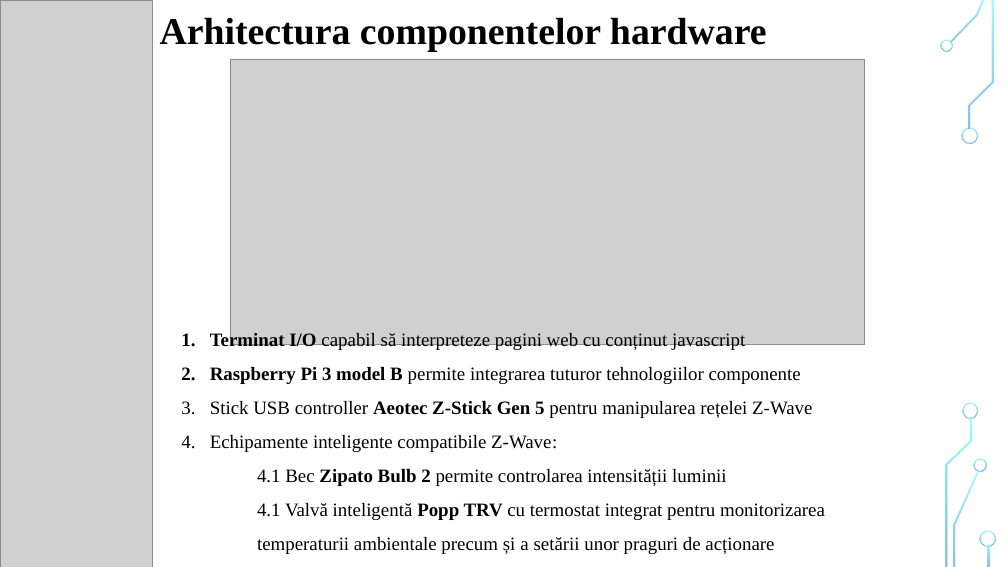
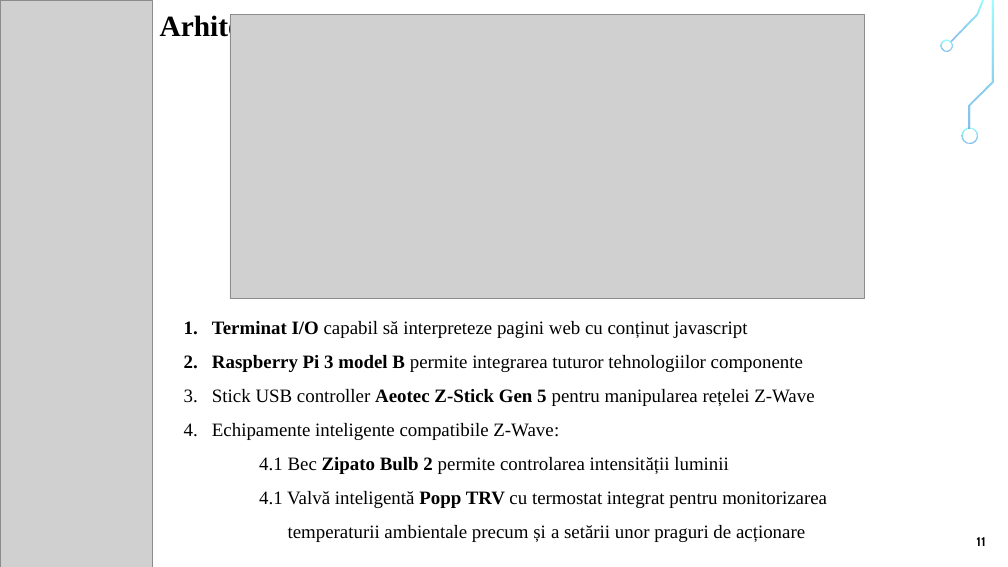
Before and after one commit to liviubrinza/alice, a slide deck: slide 12 of documentation/Prezentare.pptx. Drawn at 1008x567 pixels with LibreOffice and Linux fonts; fonts in the diff are those of the drawing; grey boxes stand for pictures; background and template pictures are left out. Boxes give left, top, right and bottom in pixels: in the first picture for what was removed or moved away, otherwise in the second. Text is boxed around its words. In the diff, an @@ line names an element or a change of style, - is before the commit and + after.

```diff
--- a/documentation/Prezentare.pptx
+++ b/documentation/Prezentare.pptx
@@ text "Arhitectura componentelor hardware" at (160,13,632,42): size 36 to 28 pt @@
@@ picture: place and size @@
-picture at (230,60,864,344)
+picture at (230,14,864,299)
@@ text "Terminat I/O capabil să interpreteze ...": place and size @@
-text "Terminat I/O capabil să interpreteze ..." at (210,332,825,554)
+text "Terminat I/O capabil să interpreteze ..." at (212,321,827,542)
@@ rectangle added at (944,388,997,567), fill #FFFFFF @@
@@ freeform shape removed at (963,402,979,418) @@
@@ freeform shape removed at (974,459,987,472) @@
@@ text at (259,491,827,542): text changed @@
-    4.1 Valvă inteligentă Popp TRV cu termostat integrat pentru monitorizarea temperaturii ambientale precum și a setării unor praguri de acționare
+    4.1 Valvă inteligentă Popp TRV cu termostat integrat pentru monitorizarea
+    temperaturii ambientale precum și a setării unor praguri de acționare
@@ text added at (976,537,985,546), 12 pt, text #000000, bold @@
+11
@@ freeform shape removed at (980,531,996,547) @@
```
Also in this commit, not shown: 13 other slides changed, 1 slide removed.
